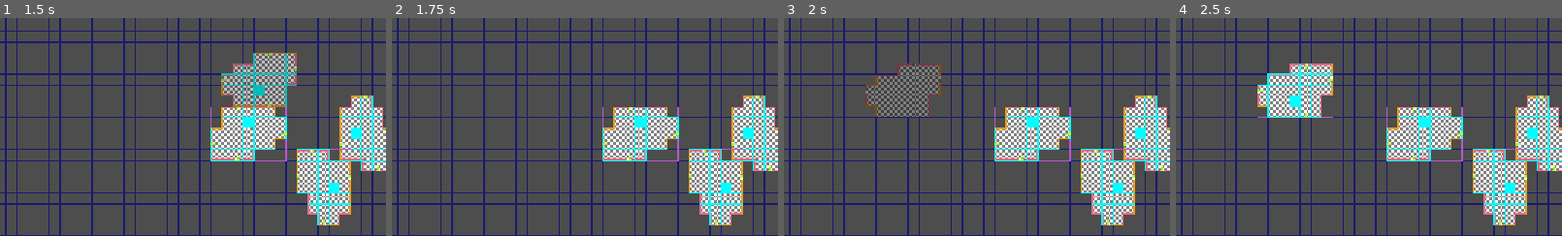
Above: before the commit, frames 1-4 (left to right).
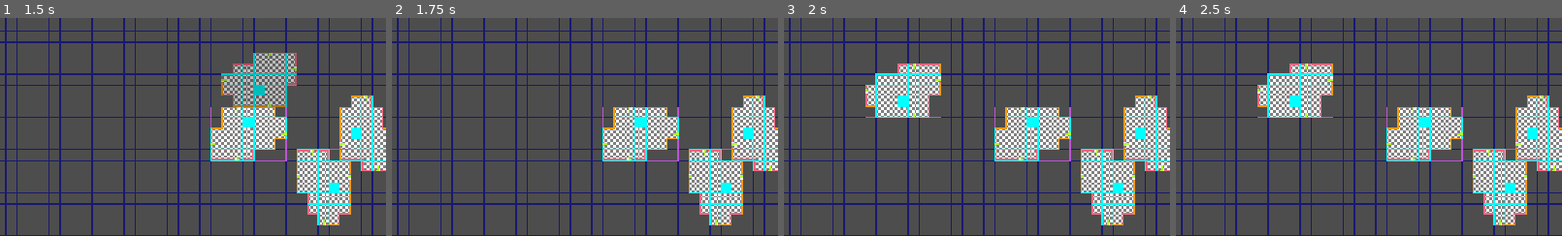
Above: after the commit, the same moments.

Repository: local-minimum/repetitions
Game: Godot game, scene res://scenes/dungeon_plan.tscn
Same seed, same stepped clock (60 frames per second), same inputs: the game is played once before the commit and once after it.
Inputs (mouse positions are % of the whole screen's width and height, from its top left):
- Up to frame 1 (1.5 s): tap Enter at 0.5 s; drag from (94, 44) to (40, 54) at 0.52 s; drag from (40, 54) to (94, 44) at 1.27 s
- Up to frame 2 (1.75 s): no input
- Up to frame 3 (2 s): no input
- Up to frame 4 (2.5 s): move the mouse to (73, 62) at 2.02 s; hold D (crawl_strafe_right) from 2.03 s (still down); right-click (73, 62) at 2.1 s; click (73, 62) at 2.17 s
The pictures show only the part of the screen within x 26-76%, y 36-86%; the shares and areas given below are measured in that part.

Frames 1-2 are identical in both runs. In frame 3, 4.0% of the frame differs, in the area x 21-41%, y 20-46%; in frame 4, nothing differs.

Commit message:
Allow rotation if outside grid

Diff:
--- a/scripts/reps/dungeon_planner.gd
+++ b/scripts/reps/dungeon_planner.gd
@@ -54,7 +54,8 @@
 
         @warning_ignore_start("return_value_discarded")
         tween.tween_property(room, "global_position", origin, 0.2).set_trans(Tween.TRANS_SINE)
-        tween.tween_property(room, "rotation", origin_angle, 0.2)
+        if room.contained_in_grid:
+            tween.tween_property(room, "rotation", origin_angle, 0.2)
         @warning_ignore_restore("return_value_discarded")
 
         if tween.finished.connect(
